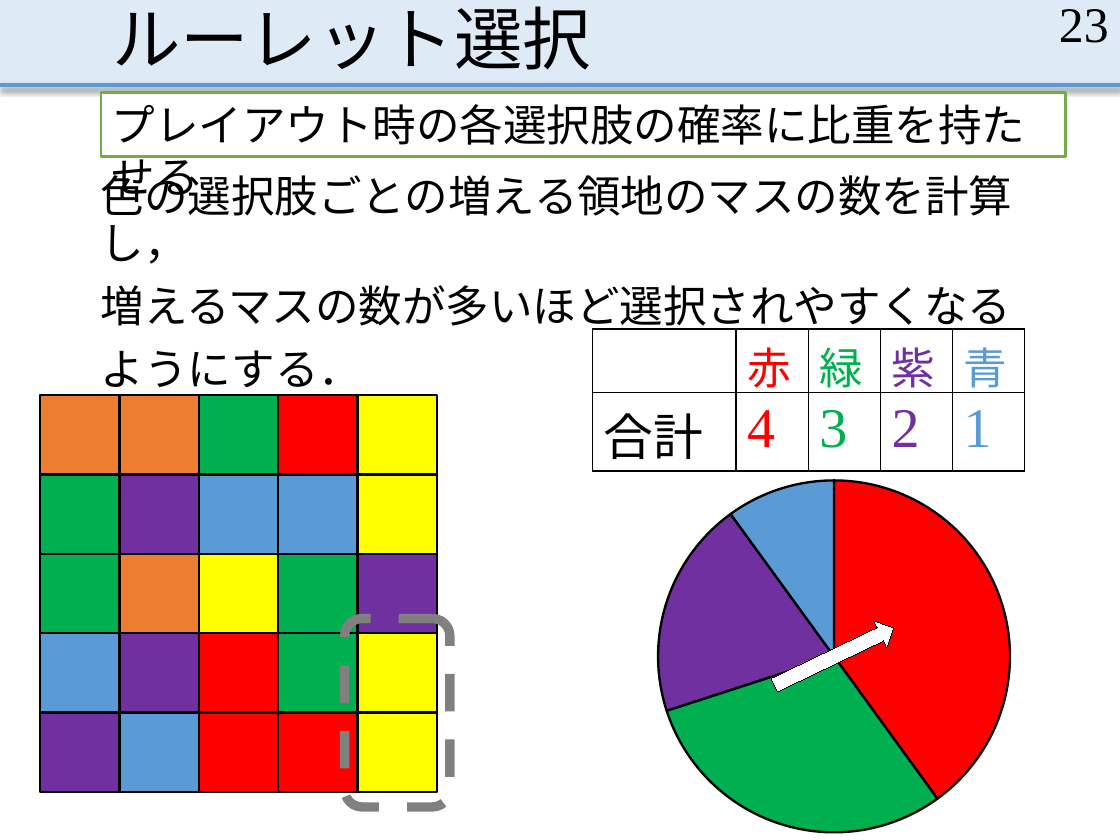
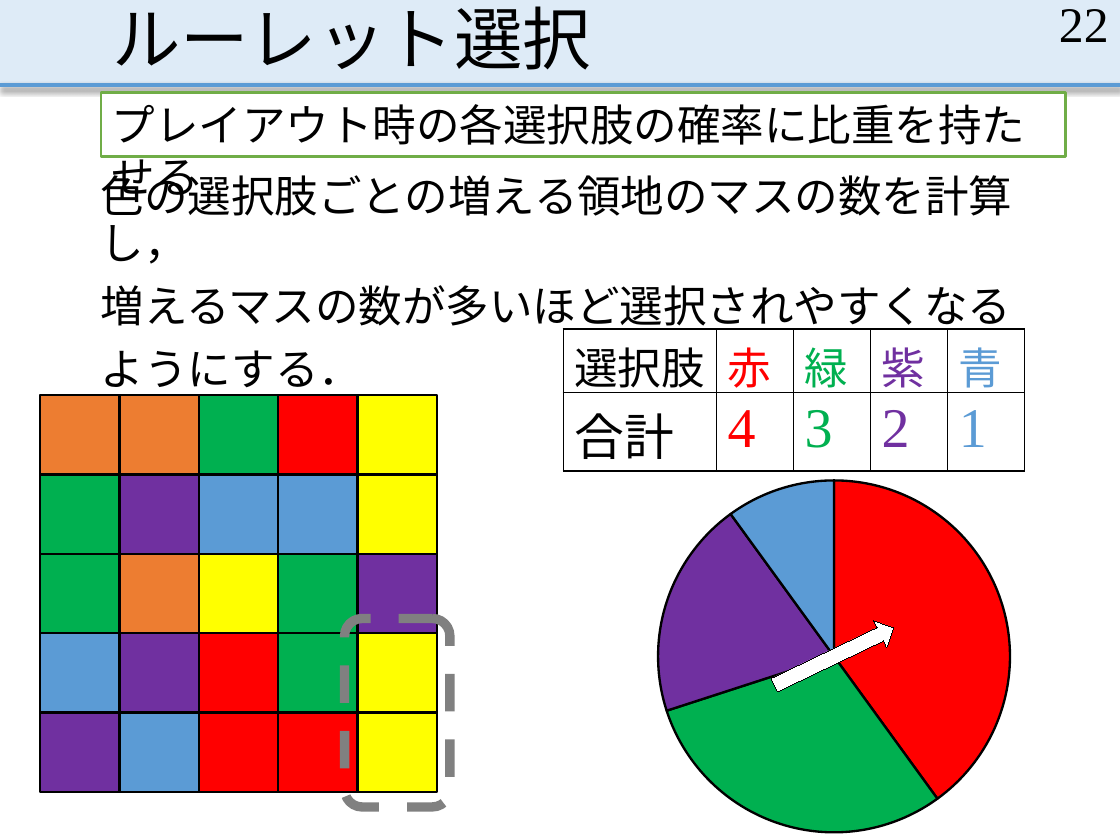
Before and after one commit to MasayaOda/SR, a slide deck: slide 22 of 190702oda.pptx (slide 23 before the commit). Drawn at 1120x840 pixels with LibreOffice and Linux fonts; fonts in the diff are those of the drawing. Boxes give left, top, right and bottom in pixels: in the first picture for what was removed or moved away, otherwise in the second. Text is boxed around its words. In the diff, an @@ line names an element or a change of style, - is before the commit and + after.

```diff
--- a/190702oda.pptx
+++ b/190702oda.pptx
@@ page number at (1059, 9, 1109, 42): text changed @@
-23
+22
@@ table at (563, 329, 1026, 472) @@
-row 1, column 1: 
+row 1, column 1: 選択肢
@@ table: place and size @@
-table at (592, 329, 1023, 472)
+table at (563, 329, 1026, 472)
```
Also in this commit, not shown: 13 other slides changed, 6 slides added.
